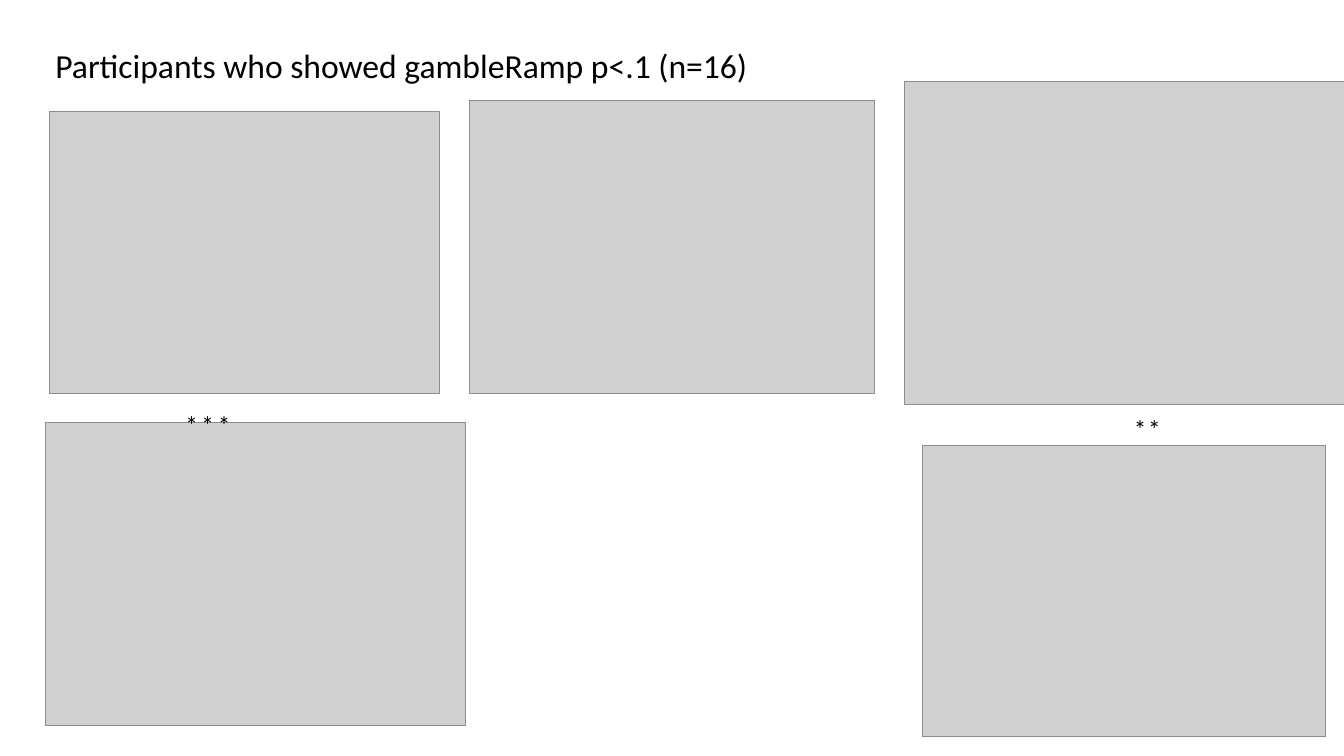
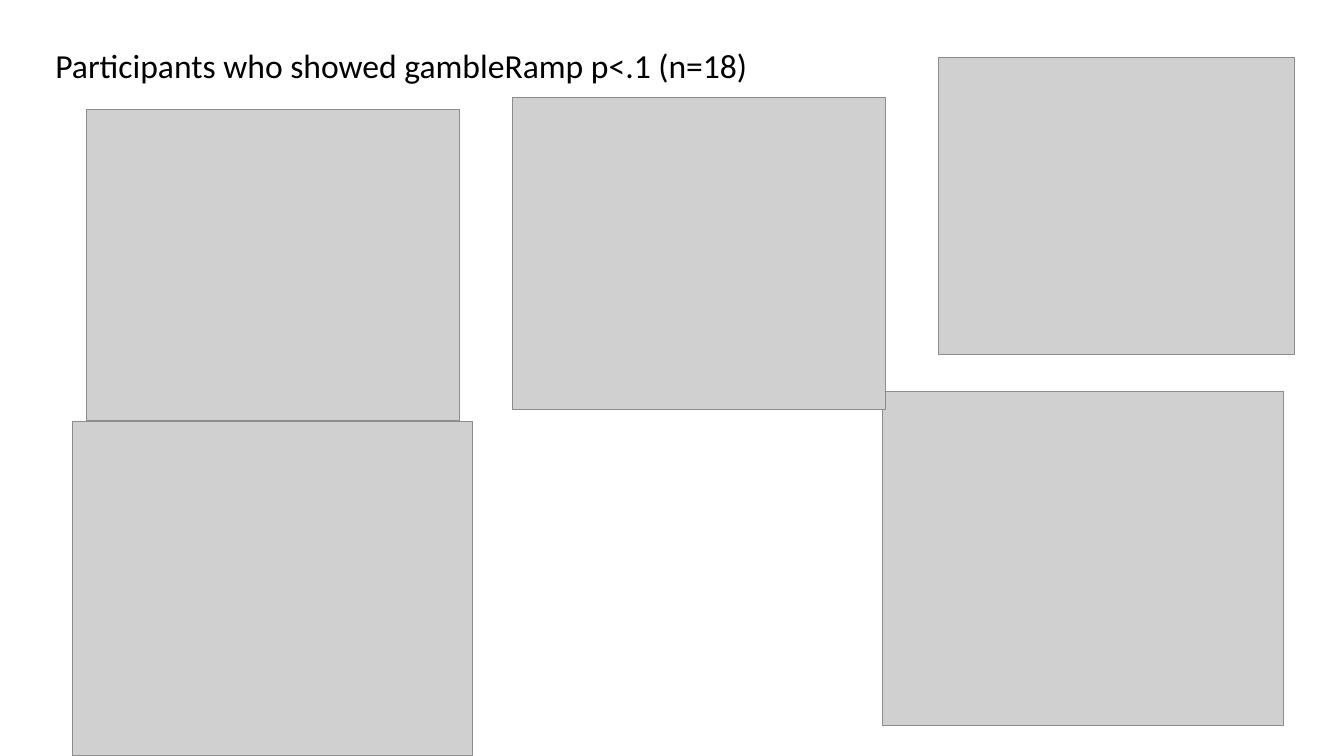
Before and after one commit to gpagnier/rampAnalysis, a slide deck: slide 13 of RampV04Presentation.pptx (slide 14 before the commit). Drawn at 1344x756 pixels with LibreOffice and Linux fonts; fonts in the diff are those of the drawing; grey boxes stand for pictures. Boxes give left, top, right and bottom in pixels: in the first picture for what was removed or moved away, otherwise in the second. Text is boxed around its words. In the diff, an @@ line names an element or a change of style, - is before the commit and + after.

```diff
--- a/RampV04Presentation.pptx
+++ b/RampV04Presentation.pptx
@@ title at box(55, 53, 747, 84): text changed @@
-Participants who showed gambleRamp p<.1 (n=16)
+Participants who showed gambleRamp p<.1 (n=18)
@@ picture: place and size @@
-picture at box(904, 82, 1344, 404)
+picture at box(939, 57, 1295, 355)
@@ picture: place and size @@
-picture at box(49, 112, 440, 394)
+picture at box(87, 109, 460, 420)
@@ picture: place and size @@
-picture at box(469, 101, 875, 394)
+picture at box(512, 98, 885, 409)
@@ text removed at box(175, 404, 209, 445) @@
-*
@@ text removed at box(192, 404, 225, 445) @@
-*
@@ text removed at box(208, 404, 241, 445) @@
-*
@@ picture: place and size @@
-picture at box(923, 446, 1326, 737)
+picture at box(883, 392, 1284, 726)
@@ text removed at box(1124, 408, 1157, 449) @@
-*
@@ text removed at box(1138, 408, 1172, 449) @@
-*
@@ picture: place and size @@
-picture at box(45, 422, 466, 726)
+picture at box(73, 422, 473, 756)
```
Also in this commit, not shown: 7 other slides changed, 6 slides added, 11 slides removed, 3 other files.
